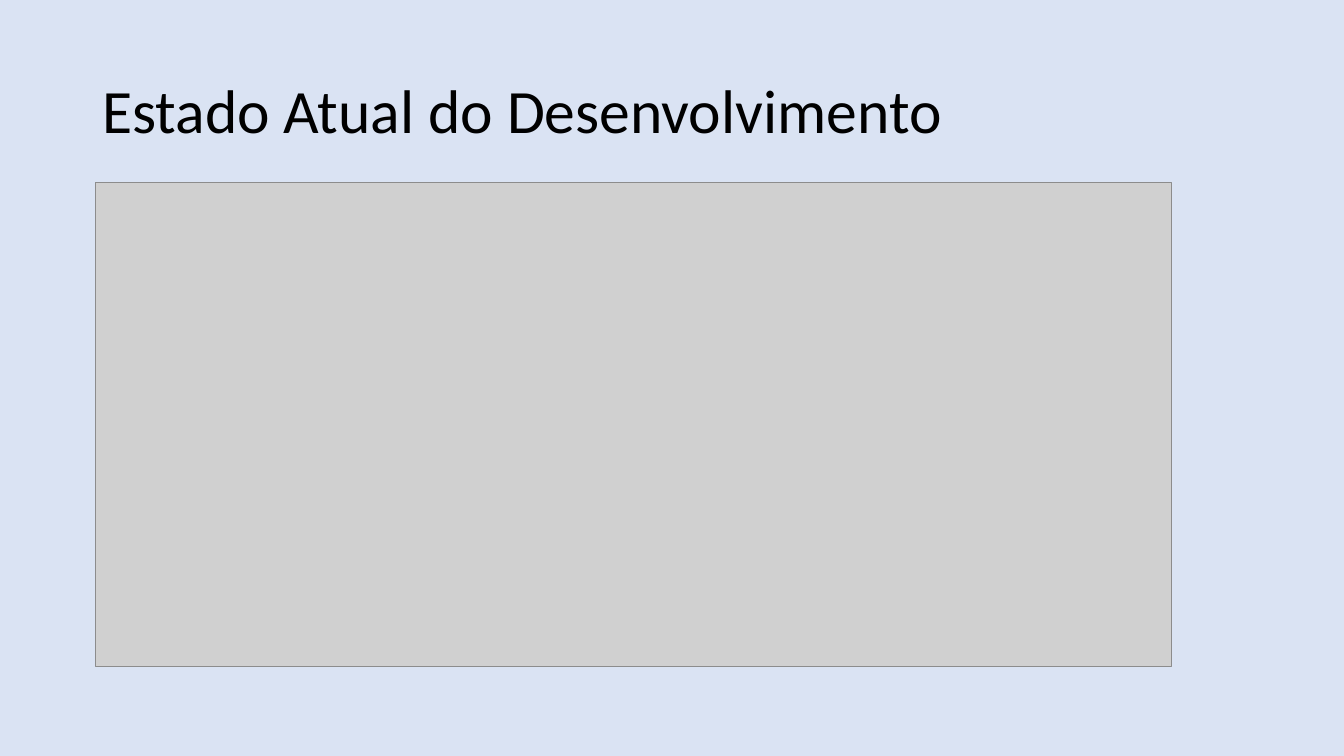
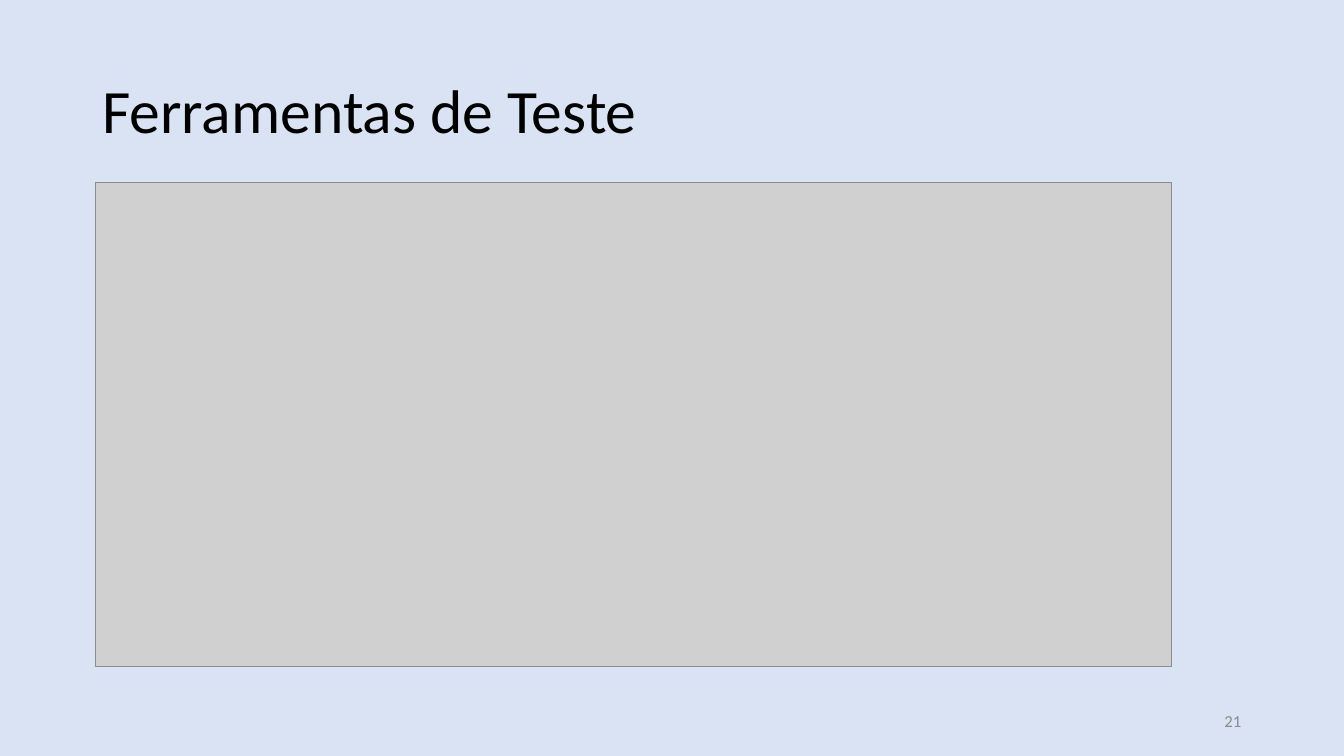
Before and after one commit to nasall2/TCC, a slide deck: slide 21 of relatorio/abntex2-modelos-1.9.2/figuras/apresentacao.pptx (slide 20 before the commit). Drawn at 1344x756 pixels with LibreOffice and Linux fonts; fonts in the diff are those of the drawing; grey boxes stand for pictures. Boxes give left, top, right and bottom in pixels: in the first picture for what was removed or moved away, otherwise in the second. Text is boxed around its words. In the diff, an @@ line names an element or a change of style, - is before the commit and + after.

```diff
--- a/relatorio/abntex2-modelos-1.9.2/figuras/apresentacao.pptx
+++ b/relatorio/abntex2-modelos-1.9.2/figuras/apresentacao.pptx
@@ text at (x1=102, y1=90, x2=636, y2=134): text changed @@
-Estado Atual do Desenvolvimento
+Ferramentas de Teste
@@ page number added at (x1=1224, y1=716, x2=1241, y2=727), 12 pt, text #8C8C8C @@
+21
```
Also in this commit, not shown: 18 other slides changed, 4 slides added, 3 slides removed.
